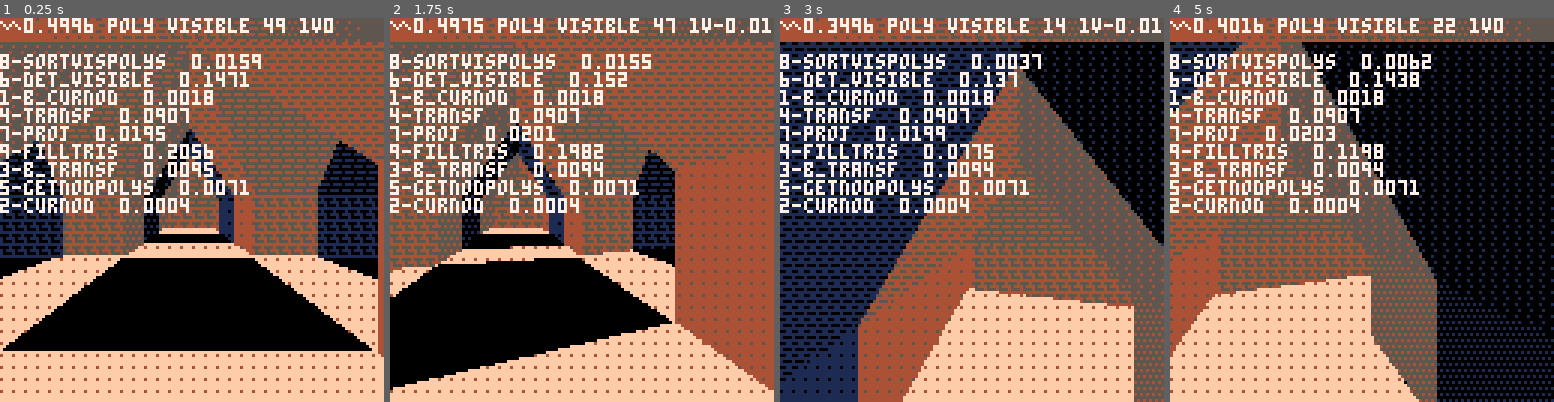
Above: before the commit, frames 1-4 (left to right).
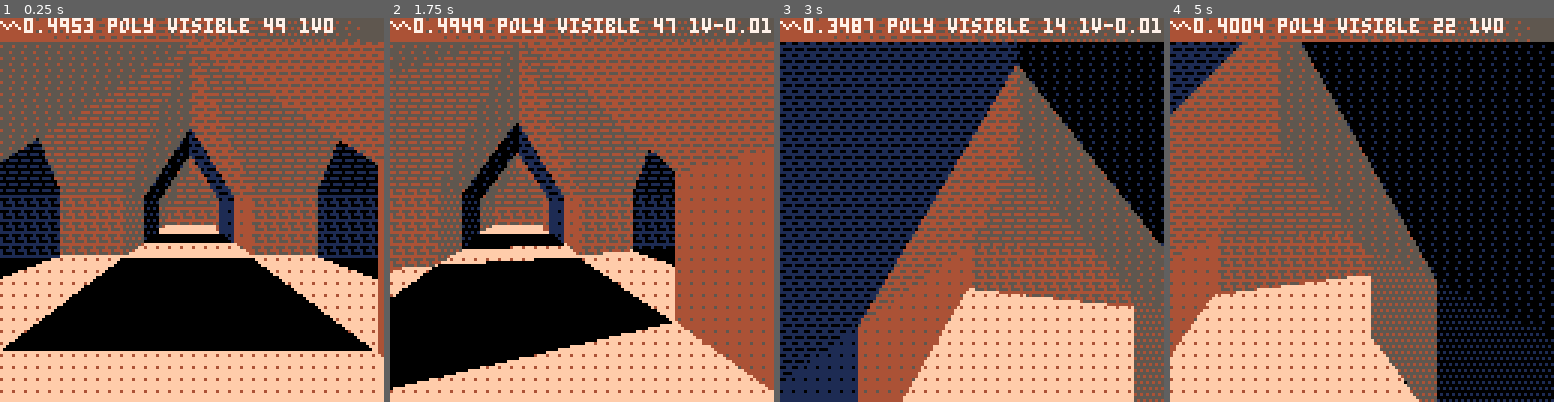
Above: after the commit, the same moments.

Repository: yourykiki/pico8
Game: PICO-8 cartridge temple.p8
Two runs of this game, one before a commit and one after it. Both use one fixed random seed, a clock stepped at 60 frames per second and the inputs below.
Inputs:
- Up to frame 1 (0.25 s): no input
- Up to frame 2 (1.75 s): hold Right from 1.6 s (still down)
- Up to frame 3 (3 s): release Right at 2.1 s; hold Up 2.15-2.42 s; hold Right from 2.47 s (still down)
- Up to frame 4 (5 s): release Right at 3.03 s; hold Left 3.08-3.58 s; hold Down 3.63-3.97 s; hold Right 4.02-4.68 s; hold Up from 4.73 s (still down)

The runs differ from the first frame. In frame 1, 8.2% of the frame differs, in the area x 0-68%, y 0-63%; in frame 2, 8.2%; in frame 3, 7.8%; in frame 4, 8.1%.

Commit message:
fix z sort

Diff:
--- a/temple.p8
+++ b/temple.p8
@@ -334,11 +334,11 @@
 --   for tc in all(tclips) do
     -- add clipped polygon
    if tc then
-    local z=0
-    for itc=1,#tc do
+    local z,nbv=0,#tc-2
+    for itc=1,nbv do
      z+=v_view[tc[itc]][3]
     end
-				z/=#tc
+				z/=nbv
     add(vispolys,{
      key=z,
      poly=tc
@@ -420,9 +420,9 @@
    ,0,0,7)
 --print("nodes "..#nodes.polys)
  print""
- for k,v in pairs(cpu) do
-  print(k.."  "..v)
- end
+-- for k,v in pairs(cpu) do
+--  print(k.."  "..v)
+-- end
 end
 
 -->8
